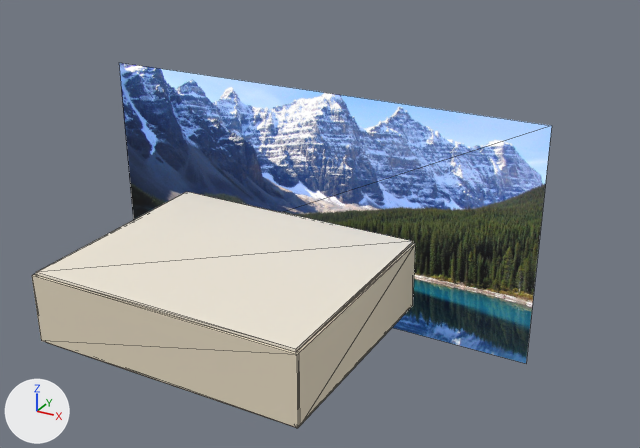
The glTF model src/assets/models/lounge.glb: old version first, new version second.
The view is the same before and after, from a 50 mm lens placed at (16.2, -27.3, 19.1), pointed at (-0.2, 2.5, 4.2). Arrows for +X, +Y and +Z are at lower left; the lights stay in place. The older version comes first. Mesh edges are drawn as thin lines. Objects named as collision shapes, trigger or cutter boxes, shadow casters or lower levels of detail are left out. Where no turn or scale is listed for an object, it has been applied to the vertices. Vertices at exactly the same position are counted once.

The scene before the commit, as lines of its bpy script (objects in view):
```python
mat_material_1 = principled_material('Material_1')
mat_material_1.base_color = (0.871, 0.807, 0.687)  # pale yellow #f0e8d8
mat_material_1.roughness = 0.95
me_mesh_1 = bpy.data.meshes.new('Mesh_1')
me_mesh_1.from_pydata(...)  # a box spanning x -6.0..6.0, y -5.0..5.0, z -0.06..0.06
me_mesh_1.materials.append(mat_material_1)  # pale yellow #f0e8d8
me_mesh_14 = bpy.data.meshes.new('Mesh_14')
me_mesh_14.from_pydata(...)  # 4 vertices, 2 faces; spans x -11.0..11.0, y 0.0, z -5.5..5.5
me_mesh_14.materials.append(mat_rockiesbackdrop)
me_mesh_2 = bpy.data.meshes.new('Mesh_2')
me_mesh_2.from_pydata(...)  # a box spanning x -0.06..0.06, y -5.0..5.0, z -1.5..1.5
me_mesh_2.materials.append(mat_material_2)  # pale yellow #e6dac2
me_mesh_3 = bpy.data.meshes.new('Mesh_3')
me_mesh_3.from_pydata(...)  # a box spanning x -0.06..0.06, y -5.0..5.0, z -1.5..1.5
me_mesh_3.materials.append(mat_material_2)  # pale yellow #e6dac2
me_mesh_4 = bpy.data.meshes.new('Mesh_4')
me_mesh_4.from_pydata(...)  # a box spanning x -6.12..6.12, y -0.06..0.06, z -1.5..1.5
me_mesh_4.materials.append(mat_material_2)  # pale yellow #e6dac2
ob_ceiling = bpy.data.objects.new('Ceiling', me_mesh_1)
ob_ceiling.location = (-3.0, 0.0, 3.06)
ob_rockiesview = bpy.data.objects.new('RockiesView', me_mesh_14)
ob_rockiesview.location = (-3.0, 6.6, 3.1)
ob_wall_east = bpy.data.objects.new('Wall_East', me_mesh_2)
ob_wall_east.location = (3.06, 0.0, 1.5)
ob_wall_south = bpy.data.objects.new('Wall_South', me_mesh_4)
ob_wall_south.location = (-3.0, -5.06, 1.5)
ob_wall_west = bpy.data.objects.new('Wall_West', me_mesh_3)
ob_wall_west.location = (-9.06, 0.0, 1.5)
```
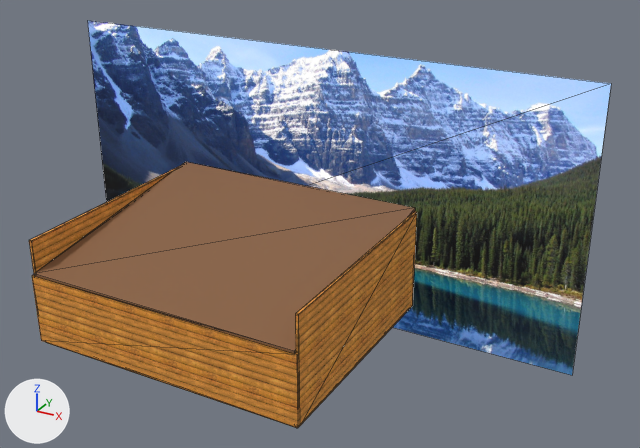
Commit message: Regenerated lounge.glb: log cabin walls, 4.5m glass wall, sloped roof

Where the newer file only moved an object's origin or applied its transform, the numbers keep the older frame.

Boxes (x1, y1, x2, y2) around the edits, measured in the pictures (640 x 448 px):
'RockiesView', reshaped, moved (21% wider, 18% taller)
    before: (119, 63, 552, 363)
    after: (87, 20, 611, 375)
'Roof', added (brown)
    after: (34, 162, 415, 354)
'Ceiling', deleted (pale yellow)
    before: (36, 192, 413, 352)
'Wall_South', recoloured, surface changed (pale yellow to orange)
    both: (32, 275, 300, 428)
'Wall_East', recoloured, rescaled (pale yellow to brown, 18% taller)
    before: (296, 244, 415, 425)
    after: (295, 212, 417, 425)
'Wall_West', recoloured, rescaled (not visible before)
    after: (29, 166, 180, 273)

Edits to the bpy script that builds the scene:
```text
Add img_image_1:
    img_image_1 = load_image('Image_1', '_unpacked/Image_1', 1024, 1024, 'sRGB')
Change mat_material_1:
    mat_material_1.base_color: (0.871, 0.807, 0.687) -> (0.254, 0.122, 0.0545)  # pale yellow #f0e8d8 -> brown #8a6242
    mat_material_1.roughness: 0.95 -> 0.85
Add mat_logwall:
    mat_logwall = principled_material('LogWall')
    mat_logwall.texture = img_image_1
    mat_logwall.roughness = 0.92
Change me_mesh_2:
    used by ob_wall_east; location = (3.06, 0.0, 1.5)
    remove me_mesh_2.from_pydata(...)  # 8 vertices, 12 faces; spans x -0.06..0.06, y -5.0..5.0, z -1.5..1.5
    remove me_mesh_2.materials.append(mat_material_2)  # pale yellow #e6dac2
    add me_mesh_2.from_pydata(...)  # 8 vertices, 12 faces; spans x -0.06..0.06, y -5.0..5.0, z -1.5..3.0
    me_mesh_2 part 1: the whole mesh is scaled about its middle by (1, 1, 1.5), then moved by (0.0, 0.0, 0.75)
    add me_mesh_2.materials.append(mat_logwall)  # picture img_image_1
Change me_mesh_3:
    used by ob_wall_west; location = (-9.06, 0.0, 1.5)
    remove me_mesh_3.from_pydata(...)  # 8 vertices, 12 faces; spans x -0.06..0.06, y -5.0..5.0, z -1.5..1.5
    remove me_mesh_3.materials.append(mat_material_2)  # pale yellow #e6dac2
    add me_mesh_3.from_pydata(...)  # 8 vertices, 12 faces; spans x -0.06..0.06, y -5.0..5.0, z -1.5..3.0
    me_mesh_3 part 2: the whole mesh is scaled about its middle by (1, 1, 1.5), then moved by (0.0, 0.0, 0.75)
    add me_mesh_3.materials.append(mat_logwall)  # picture img_image_1
Change me_mesh_4:
    where me_mesh_4.from_pydata(...)  # 8 vertices, 12 faces; spans x -6.12..6.12, y -0.06..0.06, z -1.5..1.5
    used by ob_wall_south; location = (-3.0, -5.06, 1.5)
    remove me_mesh_4.materials.append(mat_material_2)  # pale yellow #e6dac2
    me_mesh_4 part 3: texture (UV) coordinates of 12 of 12 faces, centred in x -6.12..6.12, y -0.06..0.06, z -1.5..1.5, changed; they spanned u 0.0..1.0, v 0.0..1.0 and now span u 0.0..6.8, v -0.67..1.0
    add me_mesh_4.materials.append(mat_logwall)  # picture img_image_1
Change me_mesh_14:
    used by ob_rockiesview; location = (-3.0, 6.6, 3.1)
    remove me_mesh_14.from_pydata(...)  # 4 vertices, 2 faces; spans x -11.0..11.0, y 0.0, z -5.5..5.5
    add me_mesh_14.from_pydata(...)  # 4 vertices, 2 faces; spans x -13.0..13.0, y 0.0, z -6.5..6.5
    me_mesh_14 part 4
    me_mesh_14.vertices[0].co: (-11.0, 0.0, 5.5) -> (-13.0, 0.0, 6.5)  # pixel (118, 62) -> pixel (87, 20)
    me_mesh_14.vertices[1].co: (11.0, 0.0, 5.5) -> (13.0, 0.0, 6.5)  # pixel (551, 125) -> pixel (611, 83)
    me_mesh_14.vertices[2].co: (-11.0, 0.0, -5.5) -> (-13.0, 0.0, -6.5)
    me_mesh_14.vertices[3].co: (11.0, 0.0, -5.5) -> (13.0, 0.0, -6.5)  # pixel (526, 363) -> pixel (572, 375)
Add me_mesh_1_1:
    me_mesh_1_1.from_pydata([(6.0, -5.11, -0.71), (6.0, 5.09, 0.82), (6.0, -5.09, -0.82), (6.0, 5.11, 0.71), (-6.0, 5.09, 0.82), (-6.0, -5.11, -0.71), (-6.0, 5.11, 0.71), (-6.0, -5.09, -0.82)], [], [(0, 2, 1), (2, 3, 1), (4, 6, 5), (6, 7, 5), (4, 5, 1), (5, 0, 1), (7, 6, 2), (6, 3, 2), (5, 7, 0), (7, 2, 0), (1, 3, 4), (3, 6, 4)])
    me_mesh_1_1.materials.append(mat_material_1)  # brown #8a6242
Remove ob_ceiling:
    ob_ceiling = bpy.data.objects.new('Ceiling', me_mesh_1)
    ob_ceiling.location = (-3.0, 0.0, 3.06)
Change ob_rockiesview:
    ob_rockiesview.location: (-3.0, 6.6, 3.1) -> (-3.0, 6.8, 4.0)
Add ob_roof:
    ob_roof = bpy.data.objects.new('Roof', me_mesh_1_1)
    ob_roof.location = (-3.0, 0.0, 3.81)
```
